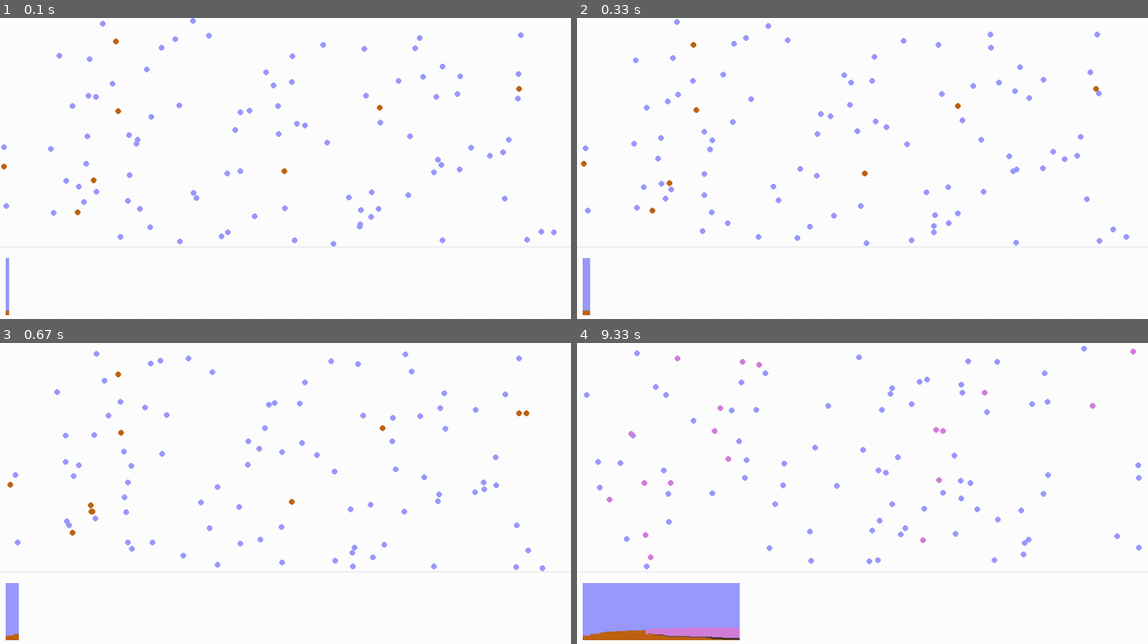
Above: before the commit, frames 1-4 (two rows, left to right).
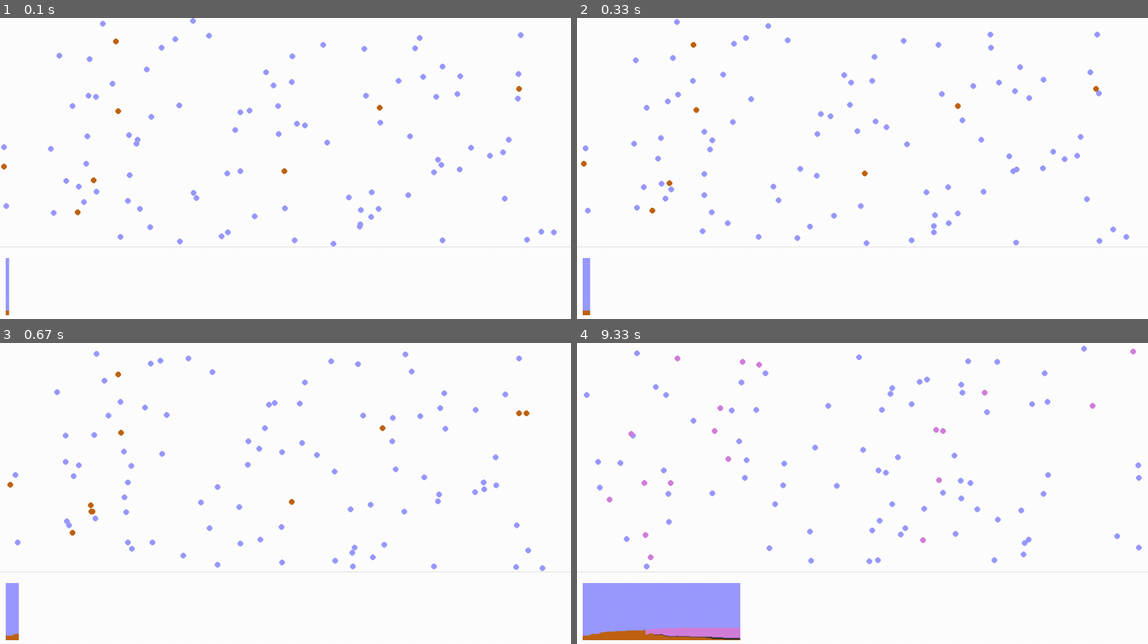
Above: after the commit, the same moments.

Repository: dansarno/pygame-pandemic-simulation
Game: pygame game, started from animation/animation.py
The game is run twice, just before and just after one commit, with the same random seed, the same clock (stepped at 60 frames per second) and the same inputs.
Inputs:
- Up to frame 1 (0.1 s): no input
- Up to frame 2 (0.33 s): no input
- Up to frame 3 (0.67 s): tap S at 0.33 s
- Up to frame 4 (9.33 s): no input

Frames 1-3 are identical in both runs. In frame 4, less than 0.1% of the frame differs, in the area x 12-29%, y 79-99%.

Commit message:
Some changes to simulation configuration, also should now response to key press events.

Diff:
--- a/animation/animation.py
+++ b/animation/animation.py
@@ -152,10 +152,13 @@
     running = True
     while running:
 
-        # Did the user click the window close button?
+        # Did the user click a button?
         for event in pygame.event.get():
             if event.type == pygame.QUIT:
                 running = False
+            elif event.type == pygame.KEYDOWN:
+                if event.key == pygame.K_s:
+                    print("You pressed 'a'")
 
         # Fill the background with the background colour
         pygame.draw.rect(screen,
--- a/animation/config.yaml
+++ b/animation/config.yaml
@@ -1,5 +1,5 @@
 pandemic:
-  collision_detection: 'basic'  # basic or selective
+  collision_detection: 'selective'  # basic or selective
   at_risk_age: 80
 
 environment:
@@ -24,12 +24,18 @@
     frame_limit: [100, 250]
 
 events:
-  - type: 'social distancing'
-    trigger_frame: 100
-  - type: 'lockdown'
-    trigger_frame: 400
-  - type: 'normal'
-    trigger_frame: 600
+  - enable: yes
+    type: 'social distancing'
+    frame_trigger:
+      frame: 100
+  - enable: yes
+    type: 'lockdown'
+    frame_trigger:
+      frame: 400
+  - enable: yes
+    type: 'normal'
+    frame_trigger:
+      frame: 600
 
 appearance:
   show:
--- a/animation/population.py
+++ b/animation/population.py
@@ -108,15 +108,16 @@
 
         """
         for event in events:
-            if event['type'] == 'social distancing':
-                if frame == event['trigger_frame']:
-                    self.behaviour_change(0.5)
-            if event['type'] == 'lockdown':
-                if frame == event['trigger_frame']:
-                    self.behaviour_change(0.1)
-            if event['type'] == 'normal':
-                if frame == event['trigger_frame']:
-                    self.behaviour_change(1.0)
+            if event['enable']:
+                if event['type'] == 'social distancing':
+                    if event['frame_trigger'] and event['frame_trigger']['frame'] == frame:
+                        self.behaviour_change(0.5)
+                if event['type'] == 'lockdown':
+                    if event['frame_trigger'] and event['frame_trigger']['frame'] == frame:
+                        self.behaviour_change(0.1)
+                if event['type'] == 'normal':
+                    if event['frame_trigger'] and event['frame_trigger']['frame'] == frame:
+                        self.behaviour_change(1.0)
 
     def move(self):
         """
